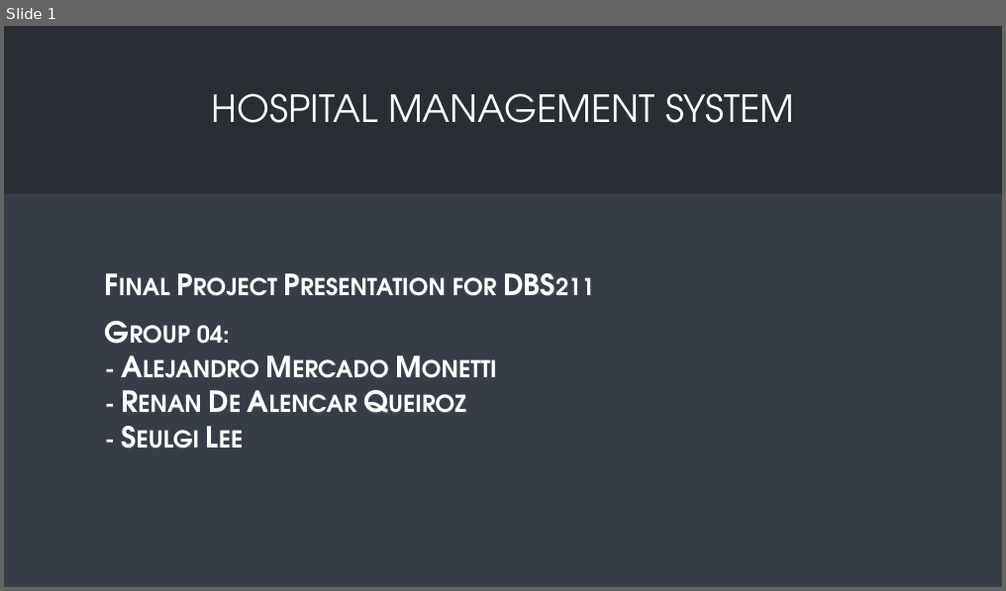
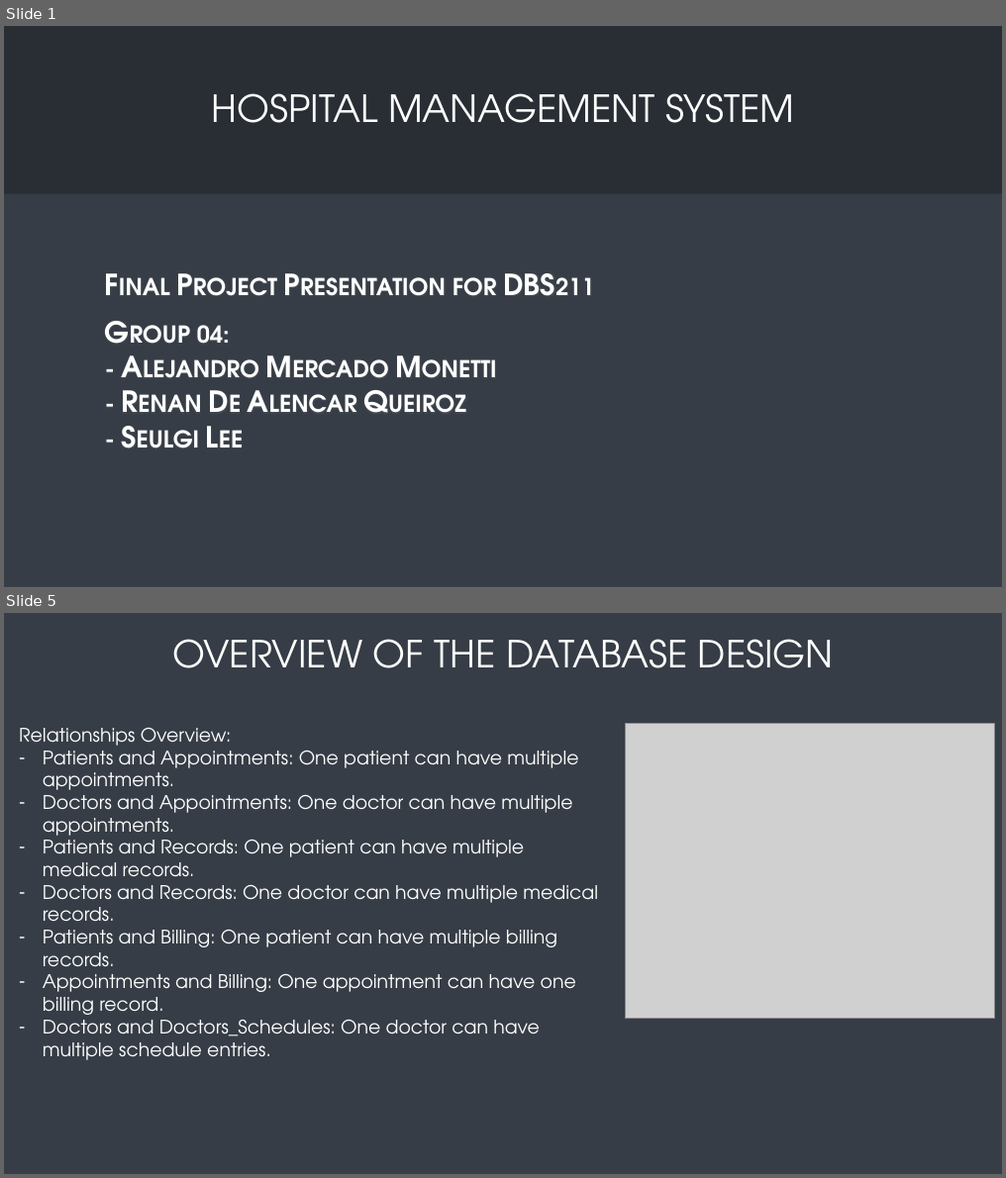
Before and after one commit to RenanAQ/TransferFiles, a slide deck: DBS-Final/DBS211_Presentation_Group4.pptx. Shown one above the other, each under a label of ours: slide 1 before the commit, slides 1 and 5 after it; the slides between them are not shown. The pictures are 1006x591 and 1006x1178 pixels, drawn with LibreOffice and Linux fonts; fonts in the diff are those of the drawing; grey boxes stand for pictures. Boxes give left, top, right and bottom in pixels: in the first picture for what was removed or moved away, otherwise in the second. Text is boxed around its words. In the diff, an @@ line names an element or a change of style, - is before the commit and + after.

```diff
--- a/DBS-Final/DBS211_Presentation_Group4.pptx
+++ b/DBS-Final/DBS211_Presentation_Group4.pptx
@@ slide 5 added at (4, 613, 1002, 1174), background #363D46 @@
@@ title added at (172, 639, 834, 668), 36 pt, text gradient #FFFFFF to #A6A6A6 @@
+OVERVIEW OF THE DATABASE DESIGN
@@ text added at (19, 728, 598, 1060), 18 pt, text #FFFFFF @@
+Relationships Overview:
+– Patients and Appointments: One patient can have multiple appointments.
+– Doctors and Appointments: One doctor can have multiple appointments.
+– Patients and Records: One patient can have multiple medical records.
+– Doctors and Records: One doctor can have multiple medical records.
+– Patients and Billing: One patient can have multiple billing records.
+– Appointments and Billing: One appointment can have one billing record.
+– Doctors and Doctors_Schedules: One doctor can have multiple schedule entries.
@@ picture added at (626, 724, 994, 1019) @@
```
Also in this commit, not shown: 2 slides changed, 1 other slide added, 2 slides removed.
